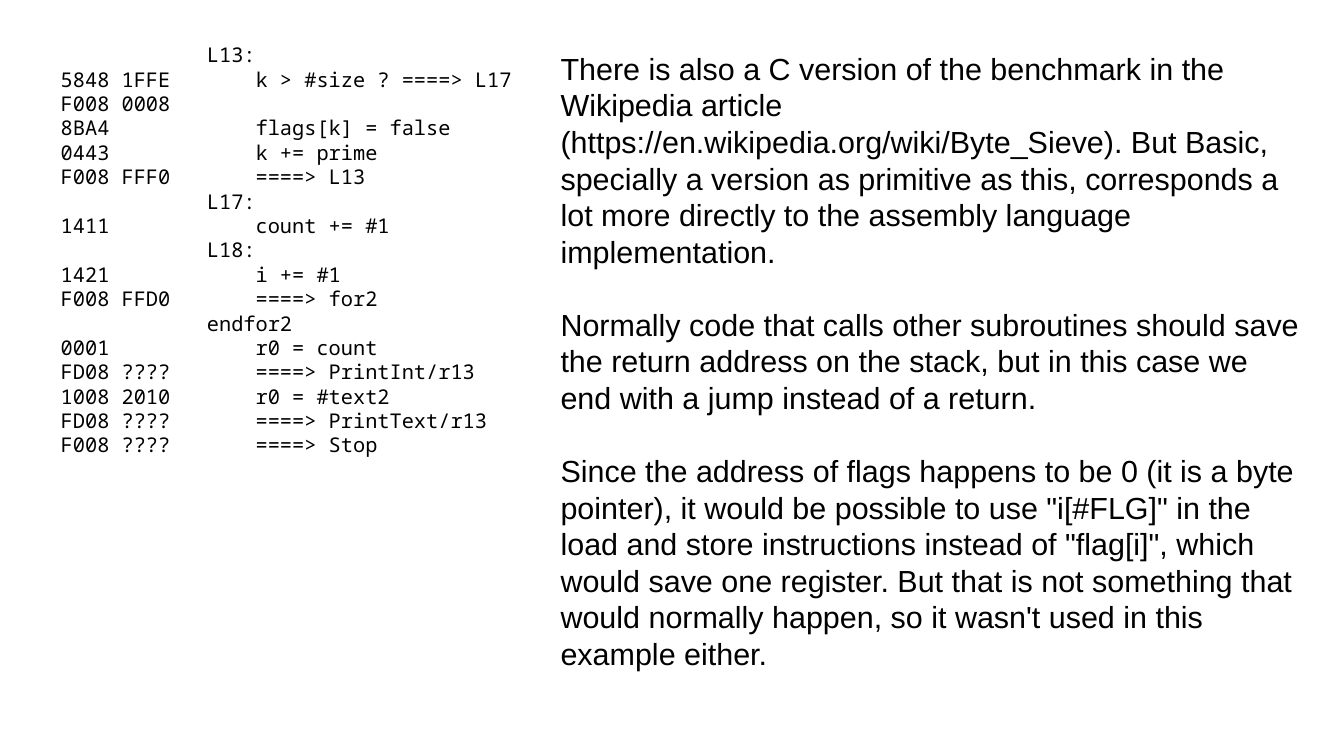
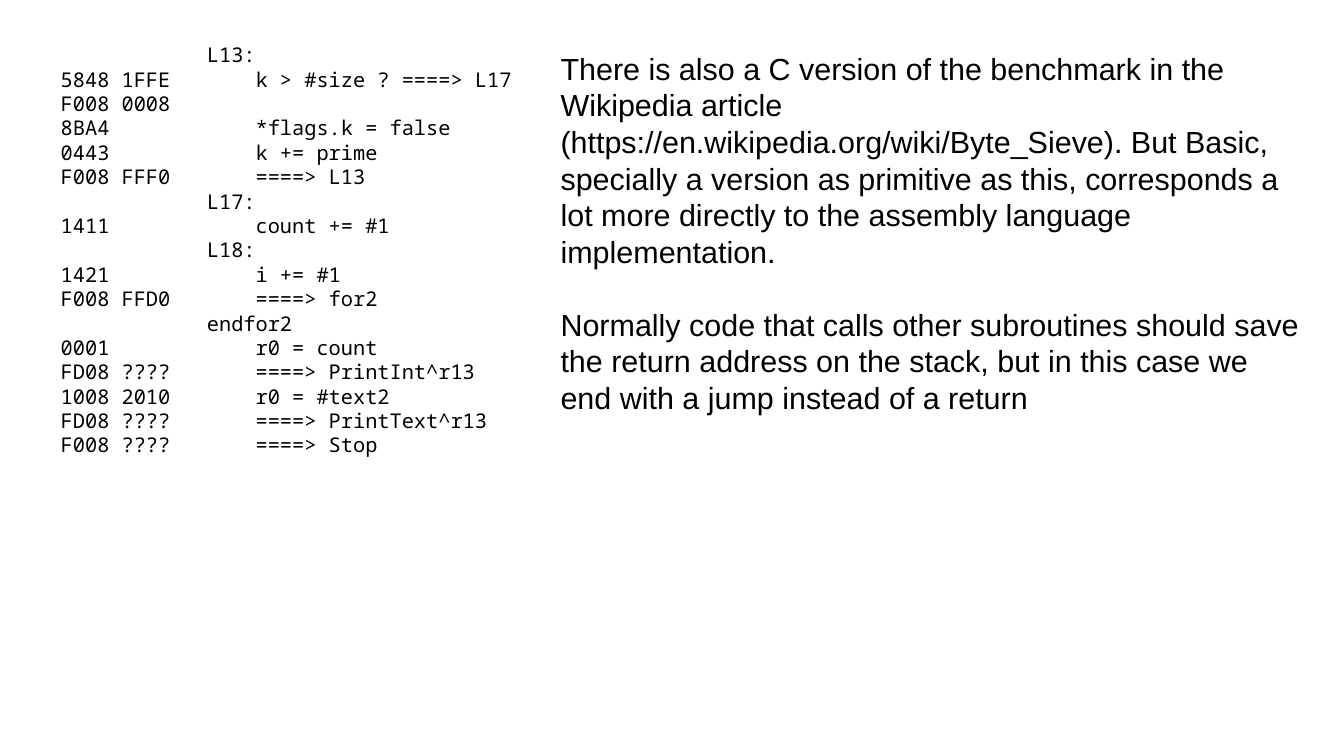
Before and after one commit to jeceljr/baby42, a slide deck: slide 40 of doc/baby42_slides.odp (slide 39 before the commit). Drawn at 1344x756 pixels with LibreOffice and Linux fonts; fonts in the diff are those of the drawing. Boxes give left, top, right and bottom in pixels: in the first picture for what was removed or moved away, otherwise in the second. Text is boxed around its words. In the diff, an @@ line names an element or a change of style, - is before the commit and + after.

```diff
--- a/doc/baby42_slides.odp
+++ b/doc/baby42_slides.odp
@@ text at bbox=[256, 119, 451, 140]: text changed @@
-8BA4 flags[k] = false
+8BA4 *flags.k = false
@@ text at bbox=[561, 314, 1298, 415]: text changed @@
-Normally code that calls other subroutines should save the return address on the stack, but in this case we end with a jump instead of a return.
-Since the address of flags happens to be 0 (it is a byte pointer), it would be possible to use "i[#FLG]" in the load and store instructions instead of "flag[i]", which would save one register. But that is not something that would normally happen, so it wasn't used in this example either.
+Normally code that calls other subroutines should save the return address on the stack, but in this case we end with a jump instead of a return
@@ text at bbox=[329, 363, 475, 380]: text changed @@
-FD08 ???? ====> PrintInt/r13
+FD08 ???? ====> PrintInt^r13
@@ text at bbox=[329, 412, 487, 429]: text changed @@
-FD08 ???? ====> PrintText/r13
+FD08 ???? ====> PrintText^r13
```
Also in this commit, not shown: 19 other slides changed, 1 slide added, 1 other file.
